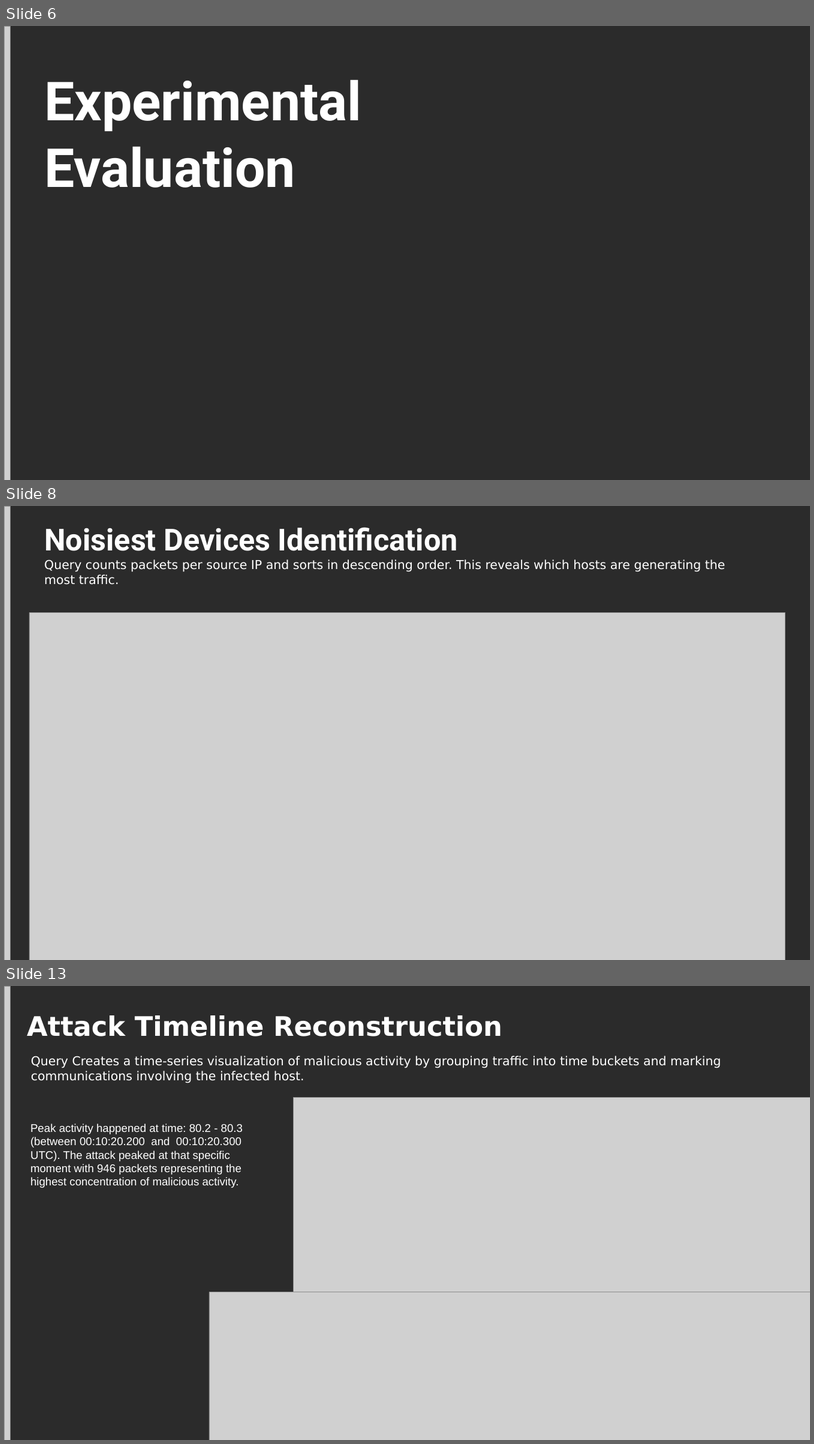
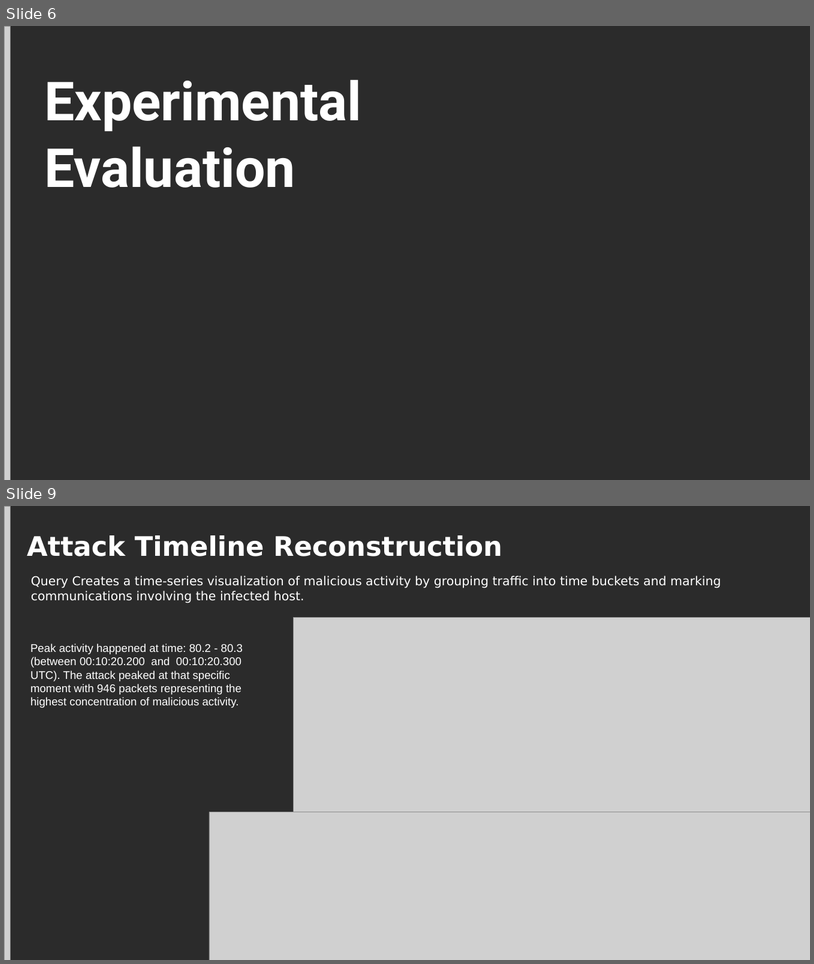
Before and after one commit to MelissaAbdelkafi/Splunk-Entreprise-Evaluation-in-Threat-Detection, a slide deck: SplunkEvaluationPresentation.pptx. Shown one above the other, each under a label of ours: slides 6, 8 and 13 before the commit, slides 6 and 9 after it; the slides between them are not shown. The pictures are 814x1444 and 814x964 pixels, drawn with LibreOffice and Linux fonts; fonts in the diff are those of the drawing; grey boxes stand for pictures; background and template pictures are left out; a plain dark background stands for a picture behind light text. Boxes give left, top, right and bottom in pixels: in the first picture for what was removed or moved away, otherwise in the second. Text is boxed around its words. In the diff, an @@ line names an element or a change of style, - is before the commit and + after.

```diff
--- a/SplunkEvaluationPresentation.pptx
+++ b/SplunkEvaluationPresentation.pptx
@@ slide 8 removed at box(4, 506, 810, 960), background picture (left out) @@
@@ picture removed at box(4, 506, 11, 960) @@
@@ title removed at box(44, 527, 726, 585) @@
-Noisiest Devices Identification
-Query counts packets per source IP and sorts in descending order. This reveals which hosts are generating the most traffic.
@@ picture removed at box(29, 612, 785, 960) @@
@@ what was slide 13 is now slide 9 @@
```
Also in this commit, not shown: 6 slides changed, 4 other slides removed.
